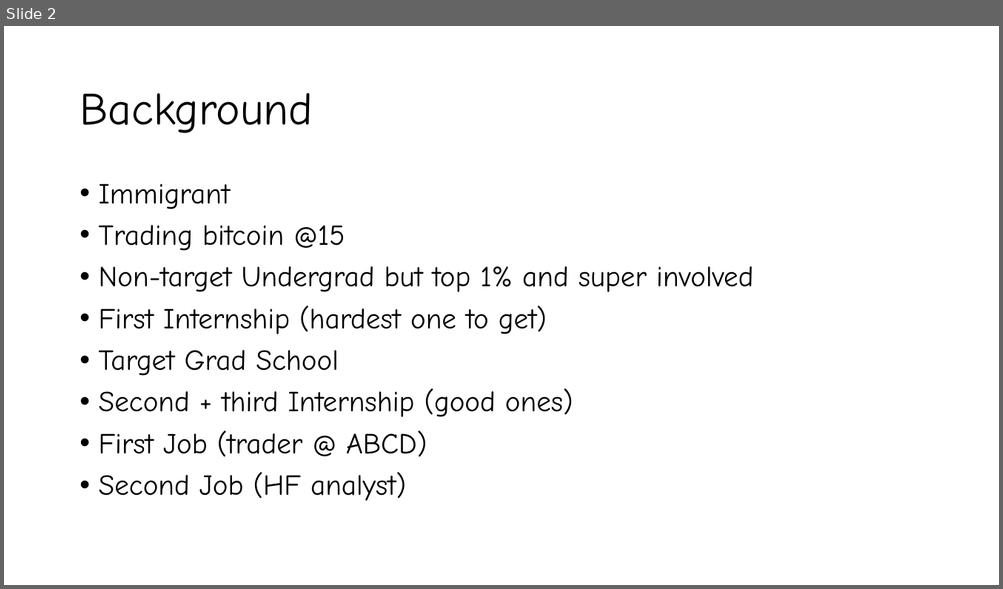
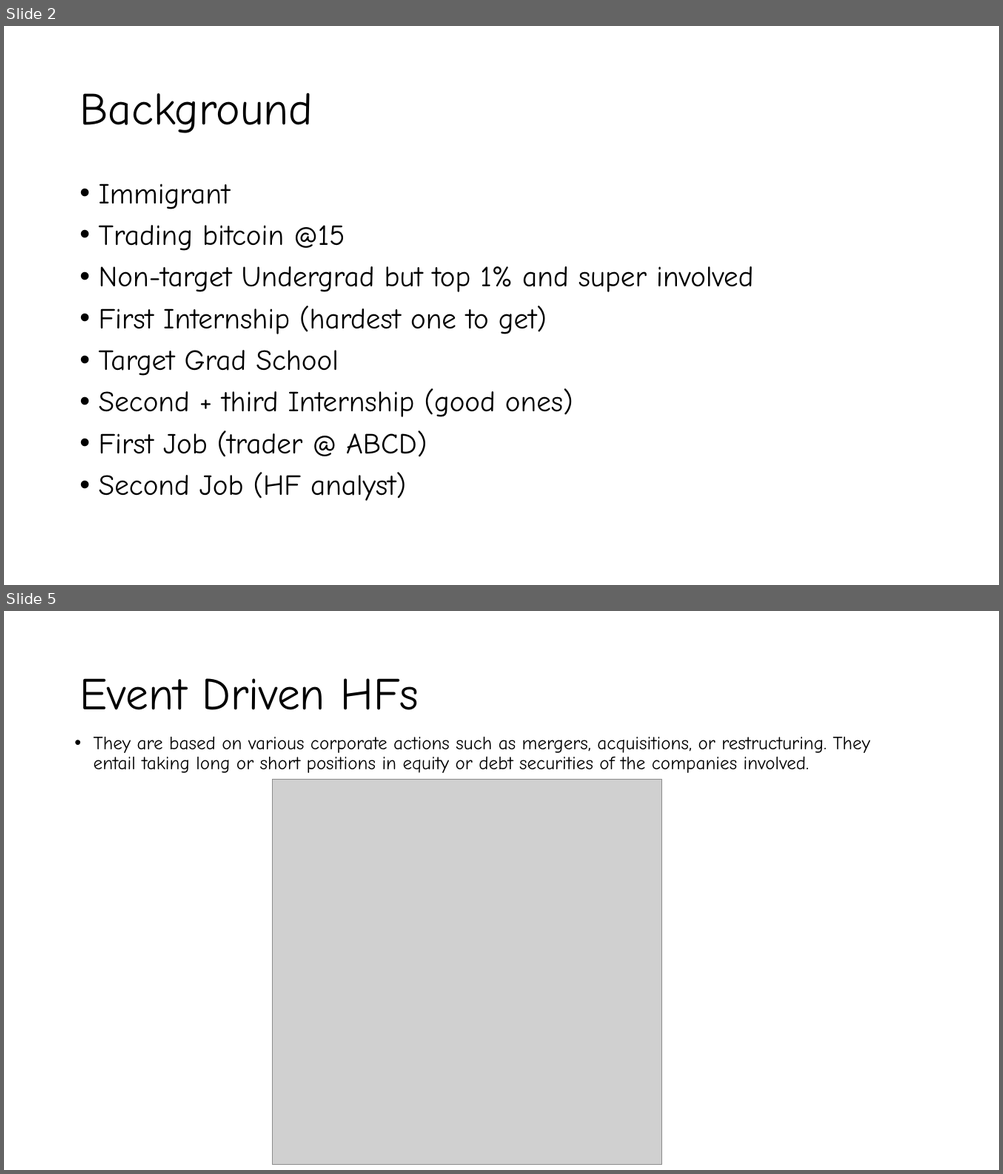
Before and after one commit to valazeinali/Valatility, a slide deck: VALATILITY/Powerpoints/Valatility_Stream_1_Slides.pptx. Shown one above the other, each under a label of ours: slide 2 before the commit, slides 2 and 5 after it; the slides between them are not shown. The pictures are 1003x589 and 1003x1174 pixels, drawn with LibreOffice and Linux fonts; fonts in the diff are those of the drawing; grey boxes stand for pictures. Boxes give left, top, right and bottom in pixels: in the first picture for what was removed or moved away, otherwise in the second. Text is boxed around its words. In the diff, an @@ line names an element or a change of style, - is before the commit and + after.

```diff
--- a/VALATILITY/Powerpoints/Valatility_Stream_1_Slides.pptx
+++ b/VALATILITY/Powerpoints/Valatility_Stream_1_Slides.pptx
@@ slide 5 added at box(4, 611, 999, 1170), background #FFFFFF @@
@@ title added at box(79, 678, 419, 710), 44 pt, text #000000 @@
+Event Driven HFs
@@ text added at box(94, 736, 871, 773), 18 pt, text #000000 @@
+• They are based on various corporate actions such as mergers, acquisitions, or restructuring. They entail taking long or short positions in equity or debt securities of the companies involved.
@@ picture added at box(273, 780, 662, 1165) @@
```
Also in this commit, not shown: 7 other slides added, 1 slide removed.
